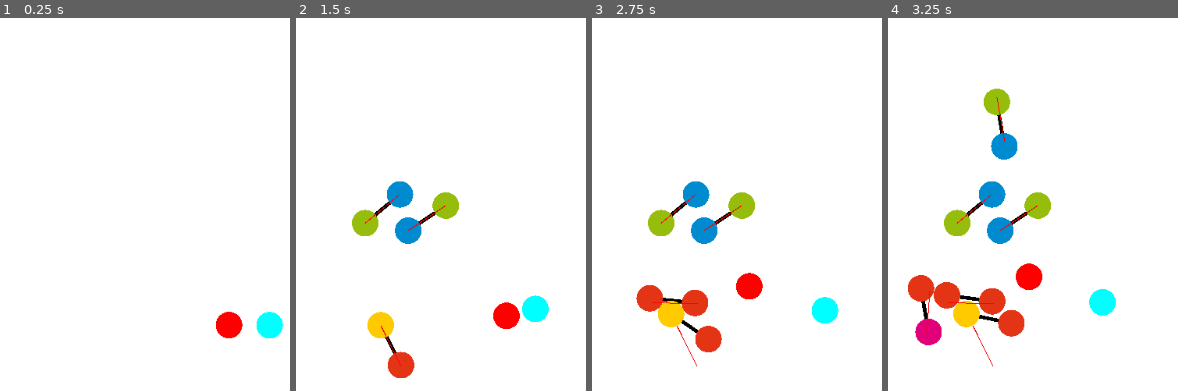
Above: before the commit, frames 1-4 (left to right).
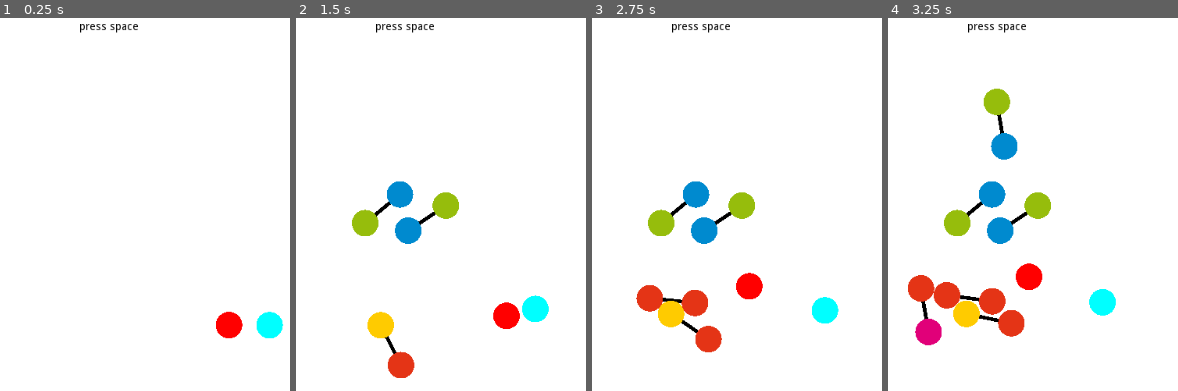
Above: after the commit, the same moments.

Repository: payload/naubino-godot
Game: Godot game, scene res://Game.tscn
Two runs of this game, one before a commit and one after it. Both use one fixed random seed, a clock stepped at 60 frames per second and the inputs below.
Inputs (mouse positions are in pixels of both pictures, inside the frame that each line leads up to):
- Up to frame 1 (0.25 s): no input
- Up to frame 2 (1.5 s): tap Space (spawn_random) at 0.5, 1.25, 1.35 s; move the mouse to (522, 323) at 0.52 s; click (522, 323) at 0.6 s; move the mouse to (539, 312) at 1.27 s; click (539, 312) at 1.42 s
- Up to frame 3 (2.75 s): tap Space (spawn_random) at 2 s; move the mouse to (696, 193) at 2.02 s; click (696, 193) at 2.1 s
- Up to frame 4 (3.25 s): tap Space (spawn_random) at 2.75, 2.85 s; move the mouse to (957, 223) at 2.77 s; click (957, 223) at 2.92 s

The runs differ from the first frame. In frame 1, 0.2% of the frame differs, in the area x 27-48%, y 1-5%; in frame 2, 0.4%; in frame 3, 0.5%; in frame 4, 0.6%, in the area x 13-52%, y 1-94%.

Commit message:
hint to press space

Diff:
--- a/Game.tscn
+++ b/Game.tscn
@@ -53,3 +53,12 @@
 
 [node name="NaubinoRules" type="Node" parent="."]
 script = ExtResource( 4 )
+
+[node name="Label" type="Label" parent="."]
+modulate = Color( 0, 0, 0, 1 )
+margin_left = -38.0
+margin_top = -289.0
+margin_right = 38.0
+margin_bottom = -275.0
+text = "press space"
+align = 1
--- a/NaubLink.tscn
+++ b/NaubLink.tscn
@@ -16,6 +16,7 @@
 default_color = Color( 0, 0, 0, 1 )
 
 [node name="red" type="Line2D" parent="."]
+visible = false
 points = PoolVector2Array( 0, 0, 0, 40 )
 width = 1.0
 default_color = Color( 1, 0, 0, 1 )
